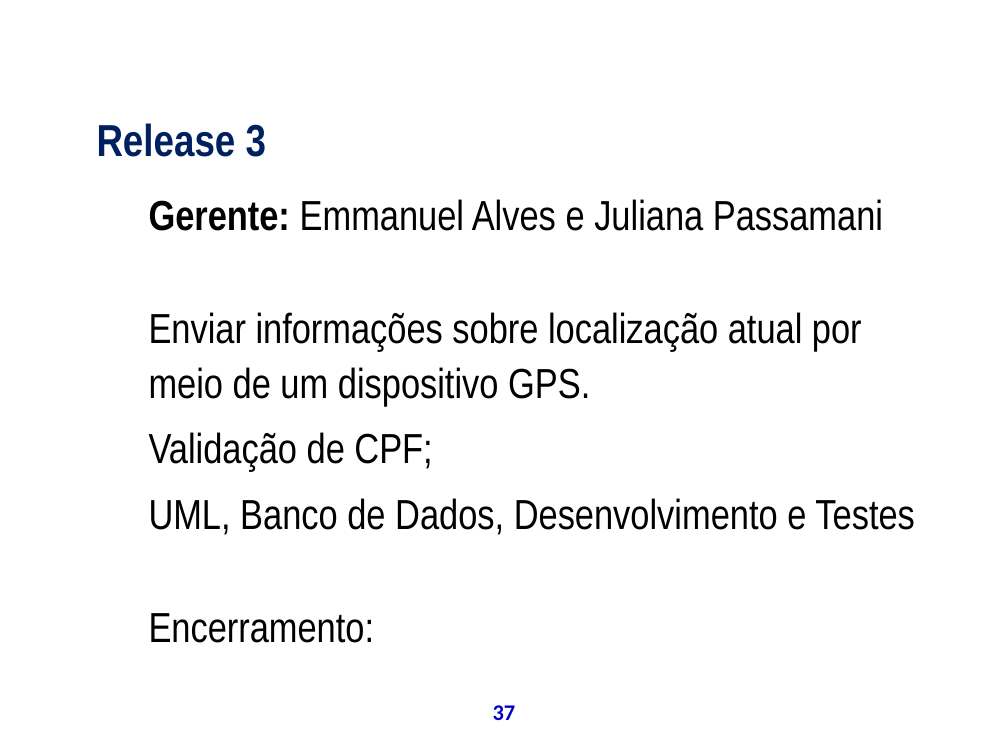
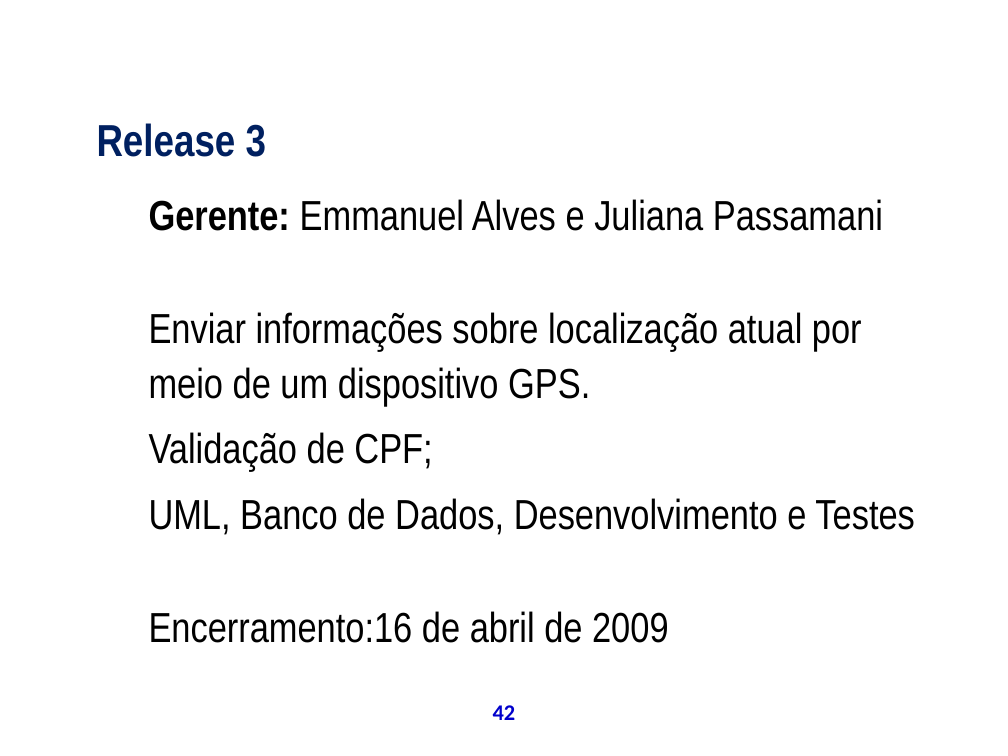
Before and after one commit to theoziran/sislodim, a slide deck: slide 42 of documentos/ProjetoPSA/Apresentação Final.ppt (slide 37 before the commit). Drawn at 1008x756 pixels with LibreOffice and Linux fonts; fonts in the diff are those of the drawing; background and template pictures are left out. Boxes give left, top, right and bottom in pixels: in the first picture for what was removed or moved away, otherwise in the second. Text is boxed around its words. In the diff, an @@ line names an element or a change of style, - is before the commit and + after.

```diff
--- a/documentos/ProjetoPSA/Apresentação Final.ppt
+++ b/documentos/ProjetoPSA/Apresentação Final.ppt
@@ text at [149,611,669,643]: text changed @@
-Encerramento:
+Encerramento:16 de abril de 2009
@@ page number at [493,705,516,720]: text changed @@
-37
+42
```
Also in this commit, not shown: 20 other slides changed, 12 slides added, 2 slides removed.
